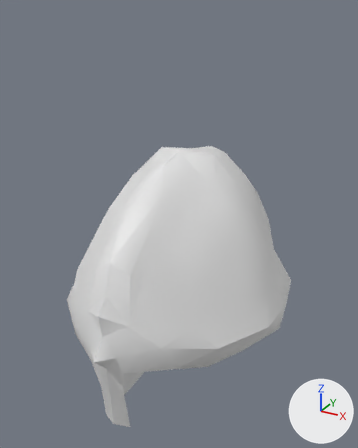
The FBX model ggjhacknslay_unity/Assets/Art/char/helmet01_low.fbx: old version first, new version second.
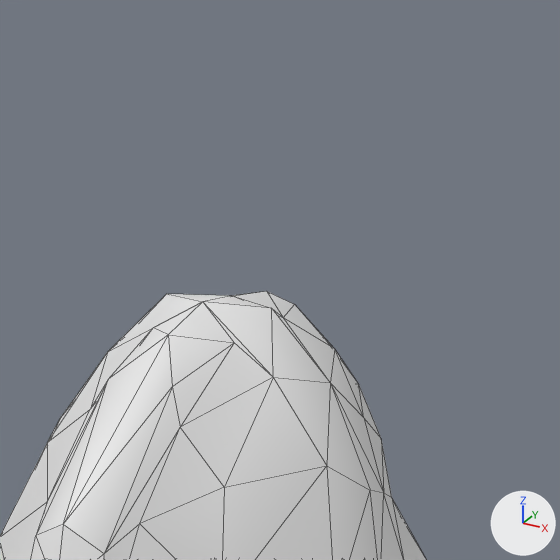
Each version is shown whole from a 50 mm camera at (0.229, -0.425, 0.273) aimed at (-0.004, -0.002, 0.061), then close up on the part from 22% to 100% of the width and 0% to 63% of the height. Every picture has the same lights, and +X, +Y and +Z are marked at lower right. The close-ups show mesh edges as thin lines. Where no turn or scale is listed for an object, it has been applied to the vertices.

The scene before the commit, as lines of its bpy script (objects in view):
```python
me_mesh = bpy.data.meshes.new('Mesh')
me_mesh.from_pydata(...)  # 190 vertices, 376 faces; spans x -0.113..0.113, y -0.16..0.16, z -0.142..0.142
ob_helmet_low = bpy.data.objects.new('helmet_low', me_mesh)
ob_helmet_low.location = (0.0, 0.0, 0.0)
```
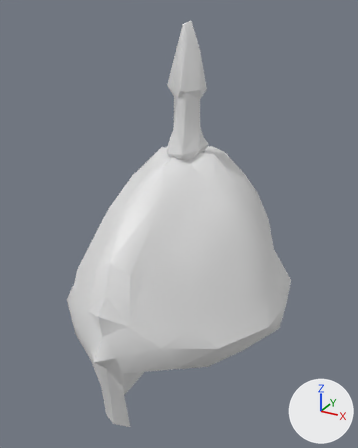
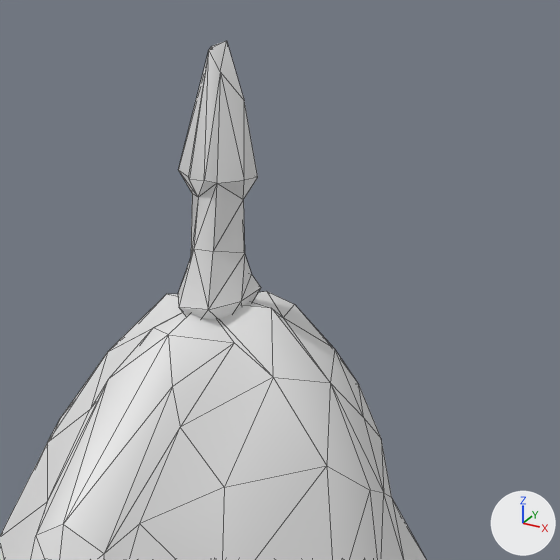
The change, as a diff of the scene's bpy script:
```diff
--- a/ggjhacknslay_unity/Assets/Art/char/helmet01_low.fbx.py
+++ b/ggjhacknslay_unity/Assets/Art/char/helmet01_low.fbx.py
@@ me_mesh @@
 # used by ob_helmet_low; location = (0.0, 0.0, 0.0)
-me_mesh.from_pydata(...)  # 190 vertices, 376 faces; spans x -0.113..0.113, y -0.16..0.16, z -0.142..0.142
+me_mesh.from_pydata(...)  # 231 vertices, 450 faces; spans x -0.113..0.113, y -0.16..0.16, z -0.142..0.261
+# me_mesh part 1: a new loose piece of 41 vertices spanning x -0.02..0.02, y -0.024..0.035, z 0.13..0.261
```

Boxes [x1, y1, x2, y2] around the edits, measured in the close-ups (560 x 560 px):
'helmet_low', reshaped
    before: [0, 291, 426, 560]
    after: [0, 41, 426, 560]
part 1 of me_mesh, added
    after: [178, 41, 261, 320]
